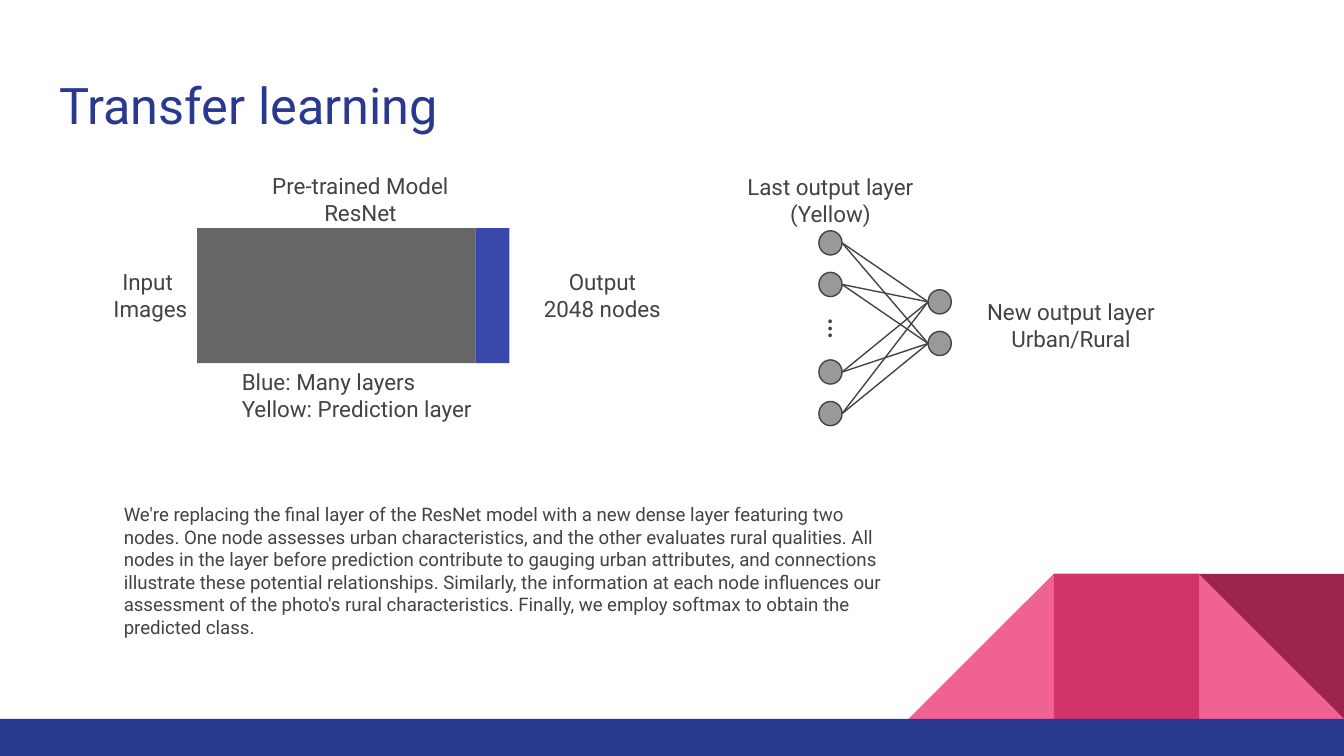
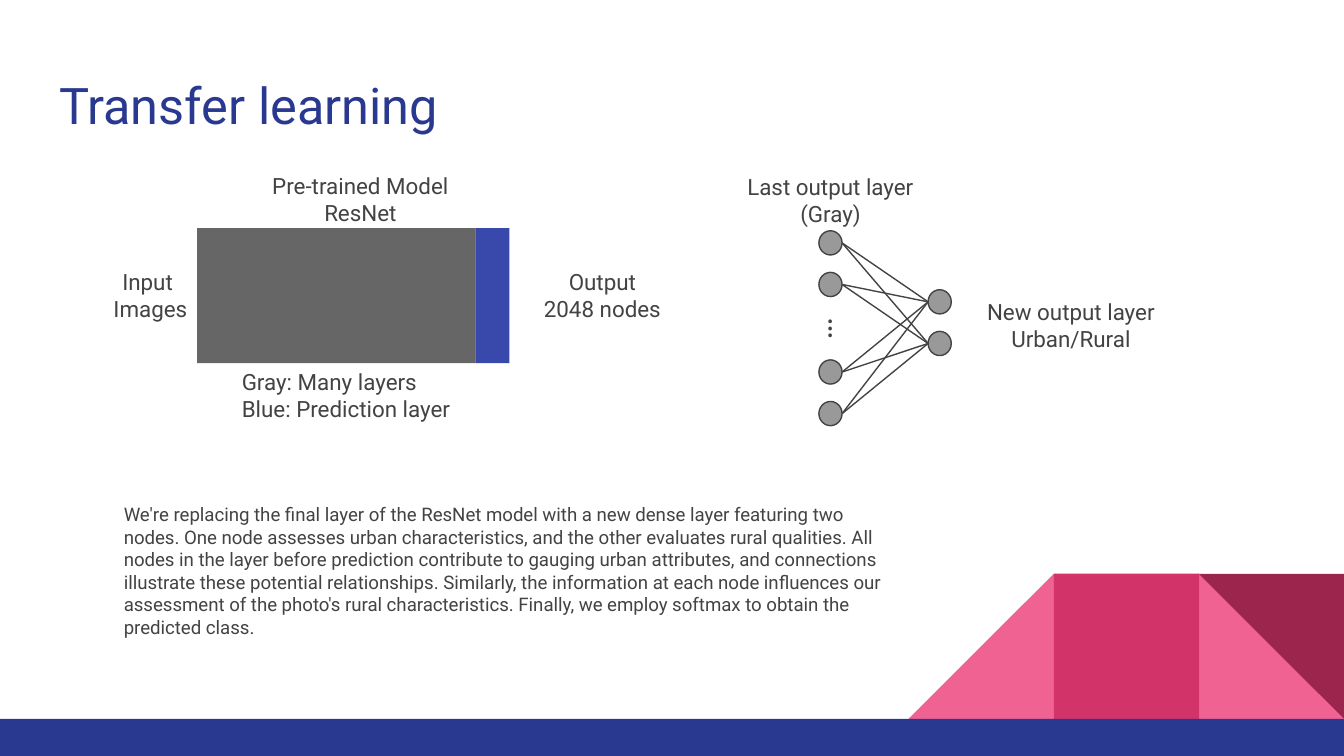
Before and after one commit to r95222023/IBM-Machine-Learning-Professional-Certificate, a slide deck: slide 5 of Deep Learning and Reinforcement Learning/Deep Learning Project_ Urban Area Detection System.pptx. Drawn at 1344x756 pixels with LibreOffice and Linux fonts; fonts in the diff are those of the drawing. Boxes give left, top, right and bottom in pixels: in the first picture for what was removed or moved away, otherwise in the second. Text is boxed around its words. In the diff, an @@ line names an element or a change of style, - is before the commit and + after.

Commit message:
update deep learning project

```diff
--- a/Deep Learning and Reinforcement Learning/Deep Learning Project_ Urban Area Detection System.pptx
+++ b/Deep Learning and Reinforcement Learning/Deep Learning Project_ Urban Area Detection System.pptx
@@ text at <box>800,204,860,227</box>: text changed @@
-(Yellow)
+(Gray)
@@ text at <box>242,373,450,422</box>: text changed @@
-Blue: Many layers
-Yellow: Prediction layer
+Gray: Many layers
+Blue: Prediction layer
```
Also in this commit, not shown: 1 other file.
